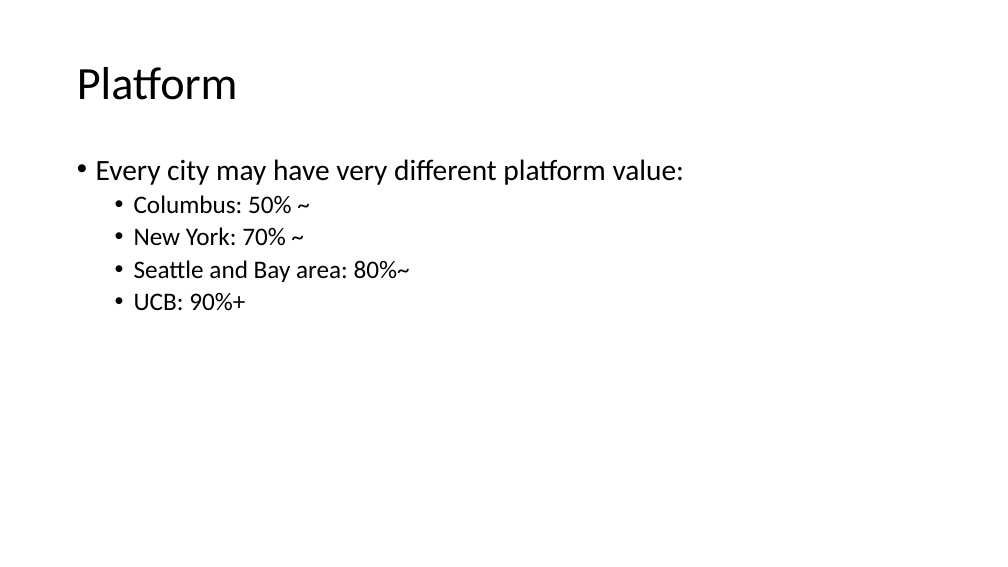
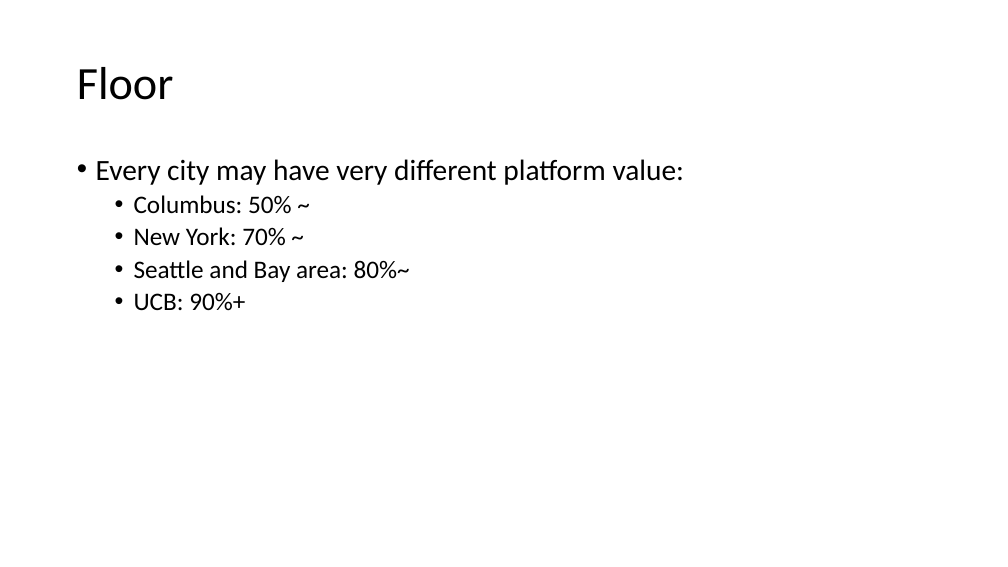
Before and after one commit to luyuliu/COVID-Transit-Demand, a slide deck: slide 5 of doc/pre_results.pptx (slide 10 before the commit). Drawn at 1008x567 pixels with LibreOffice and Linux fonts; fonts in the diff are those of the drawing. Boxes give left, top, right and bottom in pixels: in the first picture for what was removed or moved away, otherwise in the second. Text is boxed around its words. In the diff, an @@ line names an element or a change of style, - is before the commit and + after.

```diff
--- a/doc/pre_results.pptx
+++ b/doc/pre_results.pptx
@@ title at (77,67,174,100): text changed @@
-Platform
+Floor
```
Also in this commit, not shown: 5 other slides changed, 8 slides added, 10 slides removed, 2 other files.
